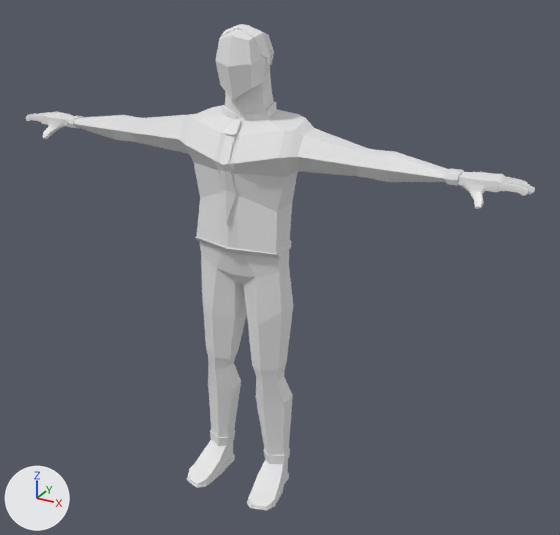
A saved change to the glTF model Coworker5.glb.
The view is the same before and after, from a 50 mm lens placed at (1.192, -1.956, 0.719), pointed at (0.095, 0.039, -0.279). Lighting does not change. The marker at lower left points along +X, +Y and +Z. The picture after the commit comes second. Vertices at exactly the same position are counted once.
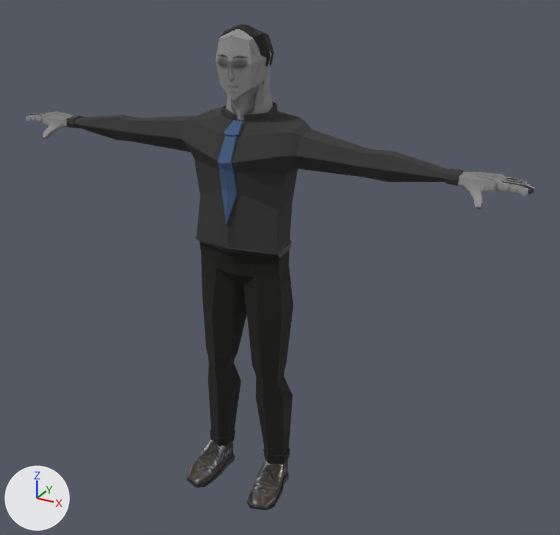
Where the change shows, as pixel boxes [x1, y1, x2, y2] in the pictures (560 x 535 px; the box of a moved part takes in the faces that stretch with it):
'Cube.003', surface changed, reshaped: [26, 24, 535, 510] in both
part 1 of me_cube_003, moved or reshaped: before [193, 36, 298, 274]; after [194, 36, 298, 274]
part 2 of me_cube_003, surface changed: [26, 24, 535, 510] in both
part 3 of me_cube_003, recoloured: [187, 237, 291, 510] in both
part 4 of me_cube_003, recoloured: [73, 111, 449, 254] in both
part 5 of me_cube_003, recoloured: [210, 28, 290, 464] in both
part 6 of me_cube_003, recoloured: [26, 112, 535, 207] in both
part 7 of me_cube_003, recoloured: [66, 116, 463, 186] in both
part 8 of me_cube_003, recoloured: [27, 113, 534, 194] in both

Patch to the scene script:
```diff
--- a/Coworker5.glb.py
+++ b/Coworker5.glb.py
@@ mat_material_001 @@
 mat_material_001 = principled_material('Material.001')
-mat_material_001.base_color = (0.8, 0.8, 0.8)  # white #e7e7e7
+mat_material_001.texture = img_colega5texture
+mat_material_001.roughness = 0.916
@@ mat_material_014 @@
+mat_material_014 = principled_material('Material.014')
+mat_material_014.base_color = (0.0319, 0.0319, 0.0319)  # dark grey #323232
+mat_material_014.roughness = 0.94
@@ mat_material_015 @@
+mat_material_015 = principled_material('Material.015')
+mat_material_015.base_color = (0.038, 0.038, 0.038)  # dark grey #373737
+mat_material_015.roughness = 0.916
@@ mat_material_016 @@
+mat_material_016 = principled_material('Material.016')
+mat_material_016.base_color = (0.00749, 0.00749, 0.00749)  # black #151515
+mat_material_016.roughness = 0.988
@@ mat_material_013 @@
+mat_material_013 = principled_material('Material.013')
+mat_material_013.base_color = (0.0172, 0.0172, 0.0172)  # black #232323
+mat_material_013.roughness = 0.276
@@ me_cube_003 @@
 me_cube_003.from_pydata(...)  # 1209 vertices, 2414 faces; spans x -0.86..0.86, y -0.19..0.14, z -1.07..0.47
+# me_cube_003 part 1
+# 43 vertices are removed from x -0.13..0.13, y -0.13..0.12, z -0.06..0.27
+# 254 faces are deleted
+# 4 vertices in x -0.18..0.18, y -0.03..0.05, z 0.19..0.2 move by (0.0, 0.0, -0.01)
+# 4 vertices in x -0.15..0.17, y 0.06..0.12, z 0.14..0.2 move by (-0.01, 0.0, 0.0)
+# 3 vertices in x -0.16..0.16, y -0.09, z 0.12..0.36 move by (0.0, 0.01, 0.0)
+# 3 vertices in x -0.17..0.15, y 0.07..0.12, z 0.14..0.2 move by (0.01, 0.0, 0.0)
+# 20 vertices move from x -0.21..0.21, y -0.07..0.09, z 0.05..0.22 to x -0.2..0.2, y -0.07..0.09, z 0.06..0.22
+# 43 vertices are added at x -0.13..0.13, y -0.13..0.12, z -0.05..0.26
+# 94 new faces join them, mat_material_001 (picture img_colega5texture)
+# 26 new faces join them, mat_material_013 (black #232323)
+# 134 new faces join them, mat_material_014 (dark grey #323232)
+# me_cube_003 part 2: 2153 kept faces spanning x -0.86..0.86, y -0.19..0.14, z -1.07..0.47 get new texture (UV) coordinates
+# me_cube_003 part 3: 224 faces spanning x -0.18..0.18, y -0.19..0.1, z -1.07..-0.17 switch from mat_material_001 (white #e7e7e7) to mat_material_013 (black #232323)
+# me_cube_003 part 4: 306 faces spanning x -0.64..0.64, y -0.12..0.14, z -0.18..0.24 switch from mat_material_001 (white #e7e7e7) to mat_material_014 (dark grey #323232)
+# me_cube_003 part 5: 140 faces spanning x -0.15..0.15, y -0.07..0.09, z -0.98..0.46 switch from mat_material_001 (white #e7e7e7) to mat_material_016 (black #151515)
+# me_cube_003 part 6: 518 faces spanning x -0.86..0.86, y -0.1..0.01, z 0.07..0.14 switch from no material to mat_material_001 (picture img_colega5texture)
+# me_cube_003 part 7: 32 faces spanning x -0.67..0.67, y -0.06..0.01, z 0.1..0.14 switch from no material to mat_material_014 (dark grey #323232)
+# me_cube_003 part 8: 288 faces spanning x -0.86..0.86, y -0.05..0.0, z 0.11..0.14 switch from no material to mat_material_015 (dark grey #373737)
+me_cube_003.materials.append(mat_material_011)  # dark grey #6c6c6c
```
